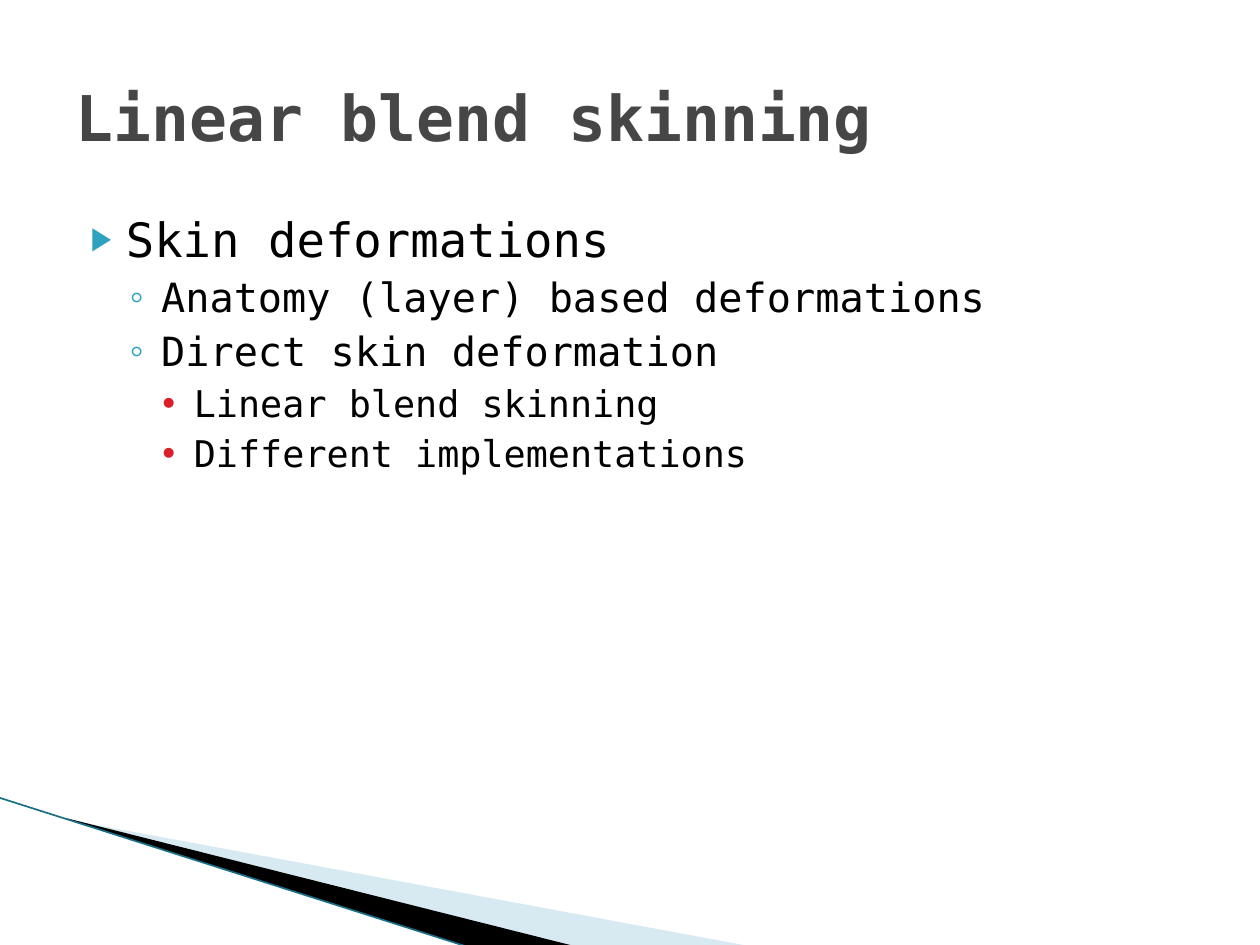
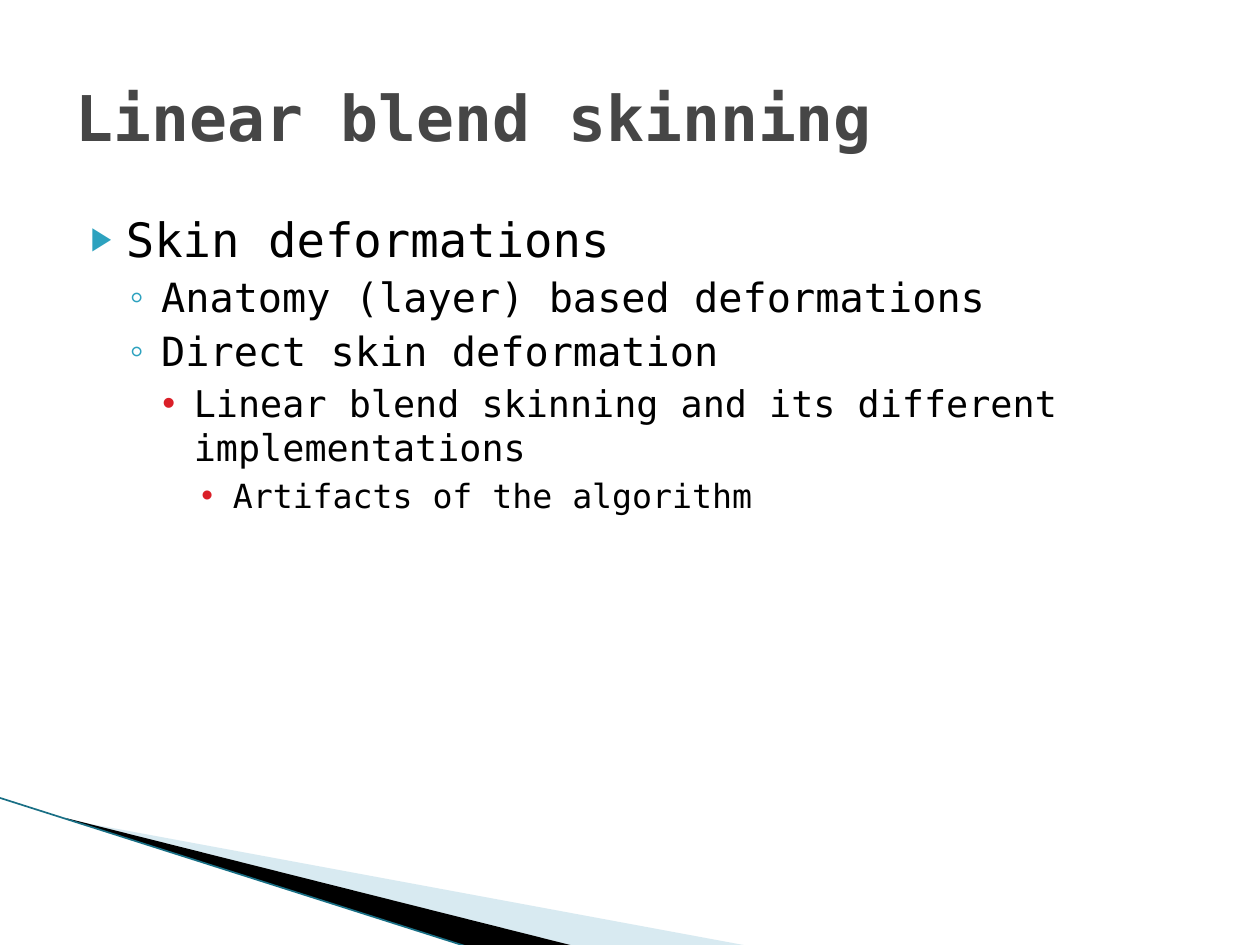
Before and after one commit to hobama/cvg01, a slide deck: slide 17 of docs/Presentation/Presentation.pptx. Drawn at 1260x945 pixels with LibreOffice and Linux fonts; fonts in the diff are those of the drawing; background and template pictures are left out. Boxes give left, top, right and bottom in pixels: in the first picture for what was removed or moved away, otherwise in the second. Text is boxed around its words. In the diff, an @@ line names an element or a change of style, - is before the commit and + after.

```diff
--- a/docs/Presentation/Presentation.pptx
+++ b/docs/Presentation/Presentation.pptx
@@ text at [194,389,1057,515]: text changed @@
-    • Linear blend skinning
-    • Different implementations
+    • Linear blend skinning and its different implementations
+      • Artifacts of the algorithm
```
Also in this commit, not shown: 11 other slides changed.
